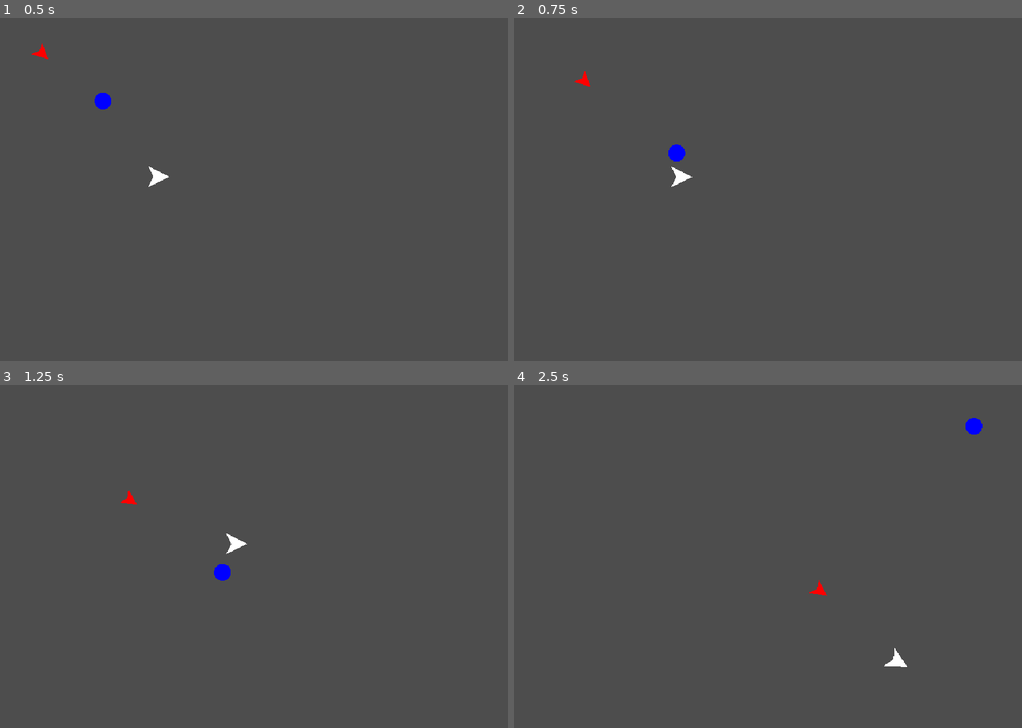
Above: before the commit, frames 1-4 (two rows, left to right).
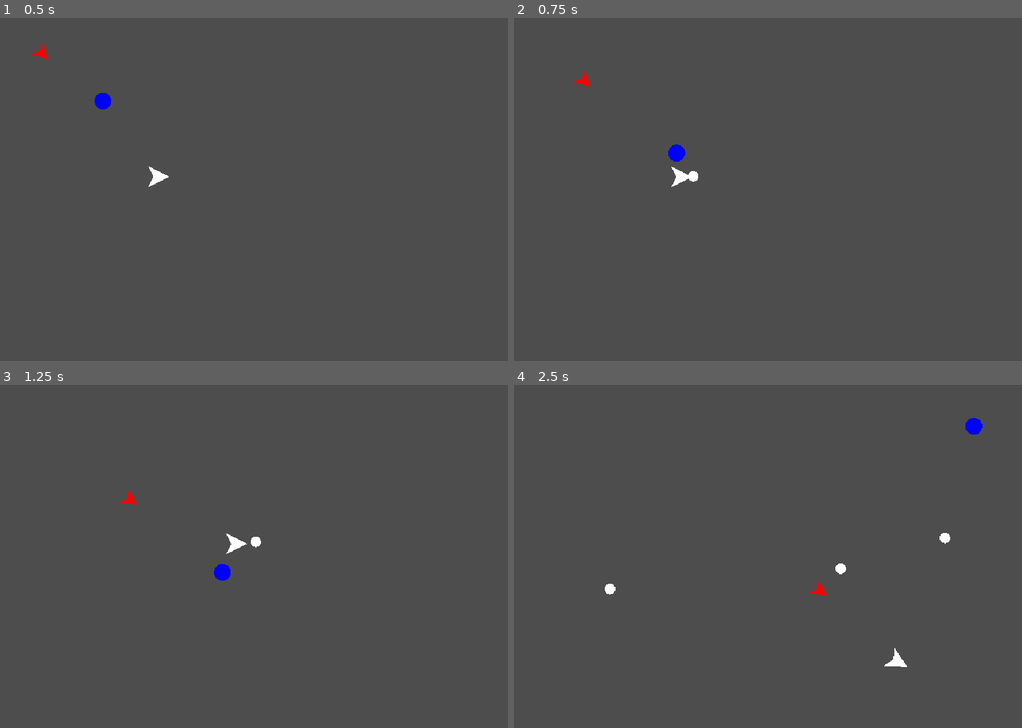
Above: after the commit, the same moments.

Repository: Ikeidjd/triangle_game_godot
Game: Godot game, scene res://scenes/main.tscn
The game is run twice, just before and just after one commit, with the same random seed, the same clock (stepped at 60 frames per second) and the same inputs.
Inputs (mouse positions are in pixels of both pictures, inside the frame that each line leads up to):
- Up to frame 1 (0.5 s): no input
- Up to frame 2 (0.75 s): move the mouse to (879, 172) at 0.52 s; hold D (move_right) from 0.53 s (still down); click (879, 172) at 0.6 s
- Up to frame 3 (1.25 s): keep holding D (move_right)
- Up to frame 4 (2.5 s): move the mouse to (666, 573) at 1.27 s; release D (move_right) at 1.28 s; hold S (move_down) 1.28-2.03 s; click (666, 573) at 1.35 s; move the mouse to (818, 481) at 2.02 s; hold D (move_right) from 2.03 s (still down); click (818, 481) at 2.1 s

Frame 1 is identical in both runs. In frame 2, less than 0.1% of the frame differs, in the area x 34-37%, y 44-48%; in frame 3, less than 0.1%; in frame 4, 0.2%, in the area x 17-86%, y 43-62%.

Commit message:
Added bullets

Diff:
--- a/project.godot
+++ b/project.godot
@@ -42,6 +42,11 @@
 "events": [Object(InputEventKey,"resource_local_to_scene":false,"resource_name":"","device":-1,"window_id":0,"alt_press …(192 unchanged characters)…
 ]
 }
+shoot={
+"deadzone": 0.2,
+"events": [Object(InputEventMouseButton,"resource_local_to_scene":false,"resource_name":"","device":-1,"window_id":0,"alt_pressed":false,"shift_pressed":false,"ctrl_pressed":false,"meta_pressed":false,"button_mask":1,"position":Vector2(138, 21),"global_position":Vector2(147, 69),"factor":1.0,"button_index":1,"canceled":false,"pressed":true,"double_click":false,"script":null)
+]
+}
 
 [physics]
 
--- /dev/null
+++ b/scenes/bullet.tscn
@@ -0,0 +1,18 @@
+[gd_scene format=3 uid="uid://ckjlt02l36noe"]
+
+[ext_resource type="Script" uid="uid://b3mjyb4bmm7si" path="res://scripts/bullet.gd" id="1_mkf8s"]
+
+[sub_resource type="SphereMesh" id="SphereMesh_7vk58"]
+radius = 10.0
+height = 20.0
+
+[node name="Bullet" type="RigidBody2D" unique_id=696816117]
+gravity_scale = 0.0
+script = ExtResource("1_mkf8s")
+
+[node name="MeshInstance2D" type="MeshInstance2D" parent="." unique_id=1036356317]
+mesh = SubResource("SphereMesh_7vk58")
+
+[node name="VisibleOnScreenNotifier2D" type="VisibleOnScreenNotifier2D" parent="." unique_id=152924823]
+
+[connection signal="screen_exited" from="VisibleOnScreenNotifier2D" to="." method="_on_visible_on_screen_notifier_2d_screen_exited"]
--- a/scenes/player.tscn
+++ b/scenes/player.tscn
@@ -2,10 +2,13 @@
 
 [ext_resource type="PackedScene" uid="uid://dgfxn7e2suq50" path="res://scenes/pseudo_triangle.tscn" id="1_3vyb7"]
 [ext_resource type="Script" uid="uid://db3acrekmvmnn" path="res://scripts/player.gd" id="1_g2els"]
+[ext_resource type="PackedScene" uid="uid://ckjlt02l36noe" path="res://scenes/bullet.tscn" id="2_dqkch"]
 [ext_resource type="PackedScene" uid="uid://cjaym8nkt3qco" path="res://scenes/smooth_mover.tscn" id="3_qhqgy"]
 
 [node name="Player" type="CharacterBody2D" unique_id=1748772158]
 script = ExtResource("1_g2els")
+bullet_scene = ExtResource("2_dqkch")
+bullet_speed = 300.0
 
 [node name="Shape" parent="." unique_id=1975301191 instance=ExtResource("1_3vyb7")]
 unique_name_in_owner = true
@@ -15,3 +18,8 @@
 acceleration = 600.0
 deceleration = 300.0
 max_speed = 300.0
+
+[node name="BulletCooldown" type="Timer" parent="." unique_id=953355504]
+unique_name_in_owner = true
+wait_time = 0.1
+one_shot = true
--- /dev/null
+++ b/scripts/bullet.gd
@@ -0,0 +1,6 @@
+class_name Bullet
+extends RigidBody2D
+
+
+func _on_visible_on_screen_notifier_2d_screen_exited() -> void:
+	queue_free()
--- a/scripts/player.gd
+++ b/scripts/player.gd
@@ -2,6 +2,9 @@
 extends CharacterBody2D
 
 @onready var smooth_mover: SmoothMover = %SmoothMover
+@onready var bullet_cooldown: Timer = %BulletCooldown
+@export var bullet_scene: PackedScene
+@export var bullet_speed: float
 
 
 func _physics_process(delta: float) -> void:
@@ -19,3 +22,10 @@
 	velocity = smooth_mover.get_new_velocity(delta, velocity, rotation, dir)
 	move_and_slide()
 	rotation = smooth_mover.get_new_rotation(velocity, rotation)
+
+	if Input.is_action_just_pressed("shoot") and bullet_cooldown.is_stopped():
+		var bullet: Bullet = bullet_scene.instantiate()
+		bullet.position = position
+		bullet.linear_velocity = (get_global_mouse_position() - position).normalized() * bullet_speed
+		get_tree().root.add_child(bullet)
+		bullet_cooldown.start()
Not shown, added: scripts/bullet.gd.uid
